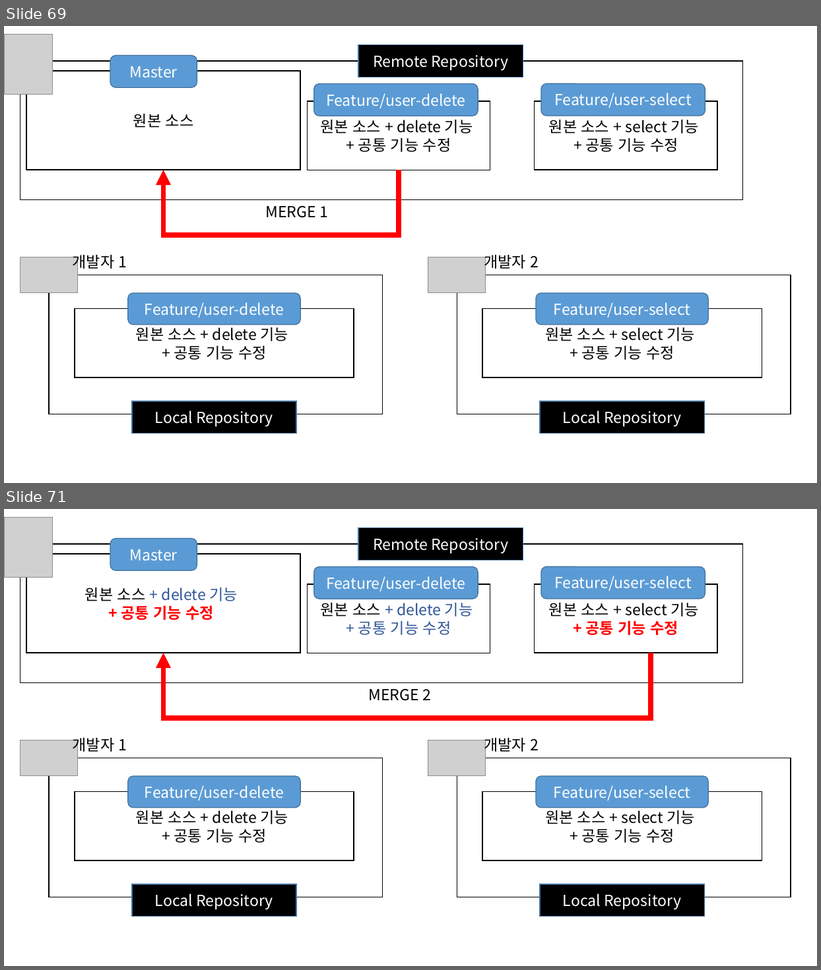
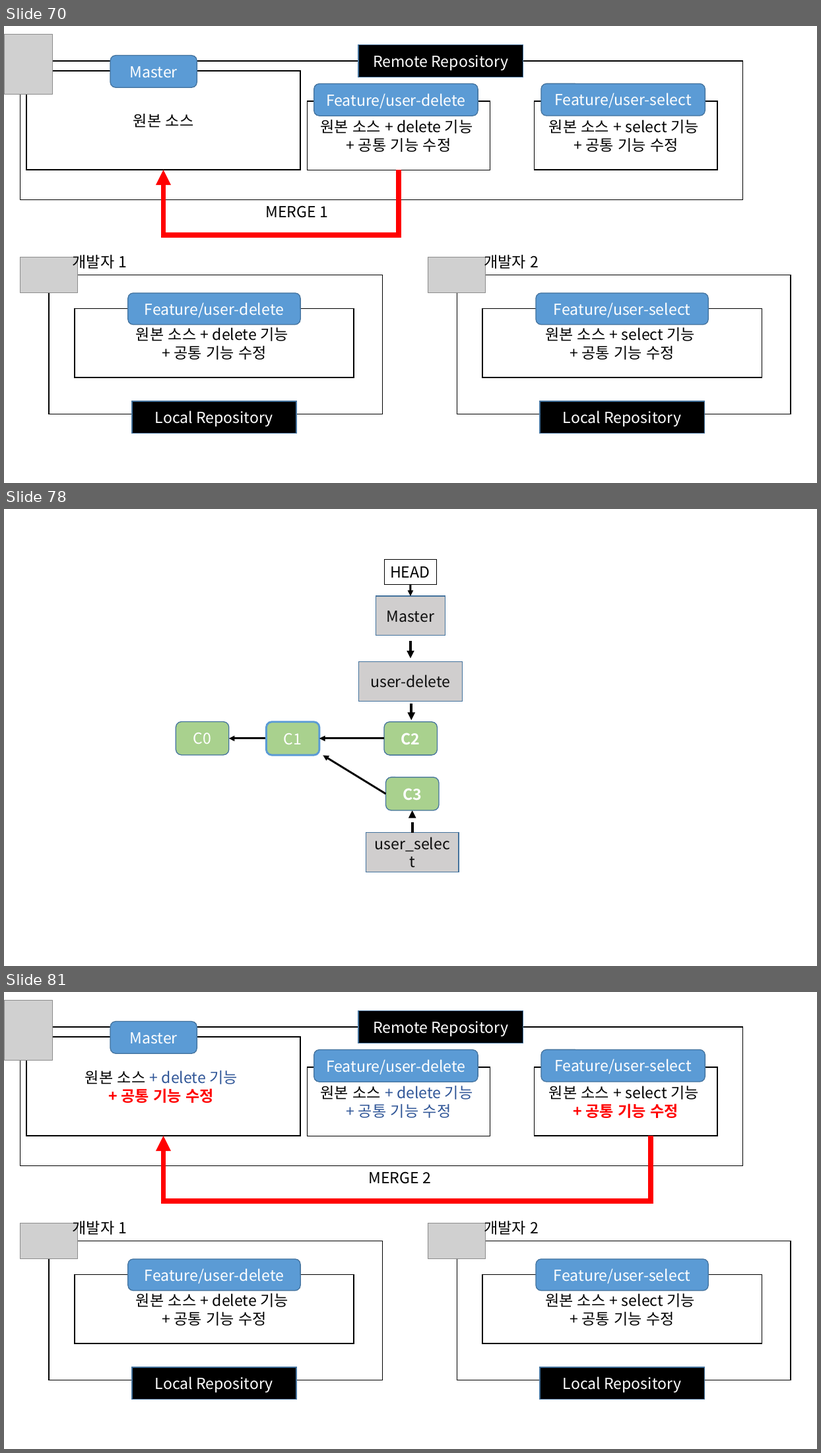
Before and after one commit to SungIn-Shin/git_powerpoint, a slide deck: git_from_the_hell.pptx. Shown one above the other, each under a label of ours: slides 69 and 71 before the commit, slides 70, 78 and 81 after it; the slides between them are not shown. The pictures are 821x970 and 821x1453 pixels, drawn with LibreOffice and Linux fonts; fonts in the diff are those of the drawing; grey boxes stand for pictures. Boxes give left, top, right and bottom in pixels: in the first picture for what was removed or moved away, otherwise in the second. Text is boxed around its words. In the diff, an @@ line names an element or a change of style, - is before the commit and + after.

```diff
--- a/git_from_the_hell.pptx
+++ b/git_from_the_hell.pptx
@@ slide 78 added at [4, 509, 817, 966], background #FFFFFF @@
@@ rectangle added at [384, 560, 436, 584], outline #000000 0.75 pt, 18 pt, text #000000 @@
+HEAD
@@ arrow added from (411, 585) to (411, 596), #000000 2.25 pt @@
@@ rectangle added at [376, 596, 445, 636], fill #D0CECE, outline #43739E 1 pt, 18 pt, text #0D0D0D @@
+Master
@@ arrow added from (411, 642) to (411, 658), #000000 3 pt dashed @@
@@ rectangle added at [359, 662, 462, 702], fill #D0CECE, outline #43739E 1 pt, 18 pt, text #0D0D0D @@
+user-delete
@@ arrow added from (411, 704) to (411, 720), #000000 3 pt dashed @@
@@ rounded rectangle added at [176, 722, 229, 755], fill #A9D18E, outline #43739E 1 pt, 18 pt, text #FFFFFF @@
+C0
@@ rounded rectangle added at [266, 722, 319, 755], fill #A9D18E, outline #5B9BD5 2.25 pt, 18 pt, text #FFFFFF @@
+C1
@@ rounded rectangle added at [384, 722, 437, 755], fill #A9D18E, outline #43739E 1 pt, 18 pt, text #FFFFFF, bold @@
+C2
@@ arrow added from (266, 739) to (229, 739), #000000 2.25 pt @@
@@ arrow added from (384, 739) to (319, 739), #000000 2.25 pt @@
@@ arrow added from (386, 794) to (323, 755), #000000 2.25 pt @@
@@ rounded rectangle added at [386, 778, 439, 811], fill #A9D18E, outline #43739E 1 pt, 18 pt, text #FFFFFF, bold @@
+C3
@@ arrow added from (413, 833) to (413, 811), #000000 3 pt dashed @@
@@ rectangle added at [366, 833, 459, 873], fill #D0CECE, outline #43739E 1 pt, 18 pt, text #0D0D0D @@
+user_select
@@ what was slide 69 is now slide 70 @@
@@ what was slide 71 is now slide 81 @@
```
Also in this commit, not shown: 12 slides changed, 12 other slides added, 4 slides removed.
